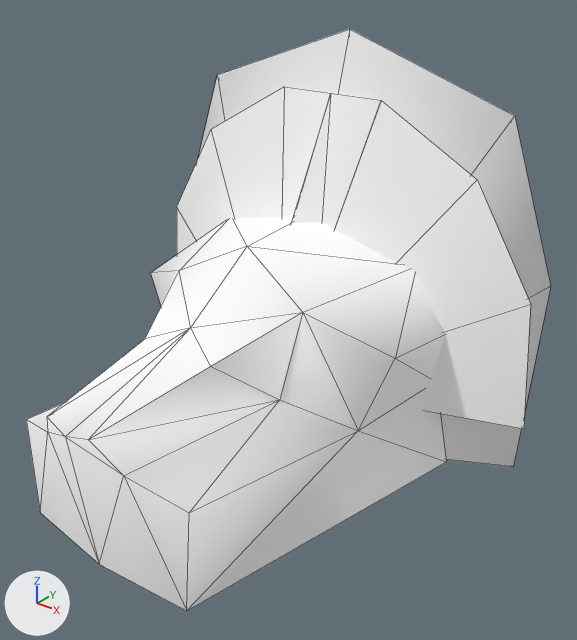
One commit to the glTF model public/3d/item/model__item__shop.ofs_3321_0/3321IMIG09_10.gltf: the scene before it, then after it.
One viewpoint serves both versions: a 50 mm lens placed at (0.853, -0.914, 0.912), pointed at (0.088, 0.042, 0.319). Arrows for +X, +Y and +Z are at lower left; the lights stay in place. The older version comes first. Mesh edges are drawn as thin lines.

The first picture shows '3321IMIG09_10'.
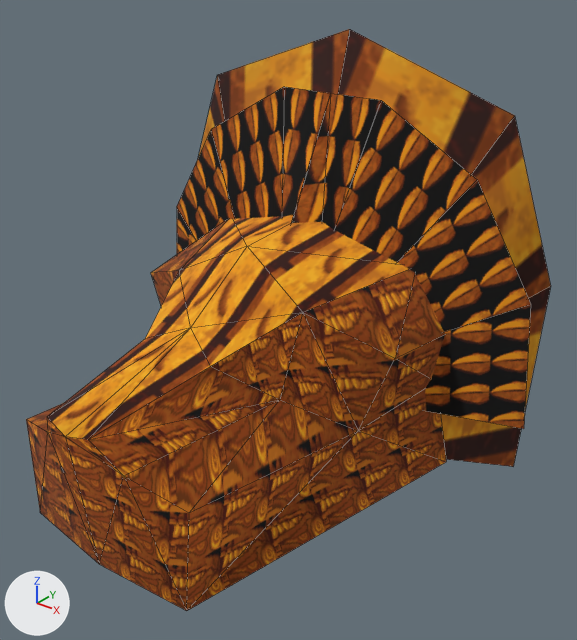
What differs and where, as boxes (x1, y1, x2, y2) in the pictures (577 x 640 px):
'3321IMIG09_10', surface changed (white to brown)
    both: (26, 29, 551, 611)

The edits, one by one:
Picture 'imig09_10_0' (img_imig09_10_0) is new.
Picture 'imig09_10_1' (img_imig09_10_1) is new.
Picture 'imig09_10_2' (img_imig09_10_2) is new.
In material 'imig09_10_2' (mat_imig09_10_2), base_color is no longer (1.0, 1.0, 1.0), white #ffffff.
In material 'imig09_10_2' (mat_imig09_10_2), texture is now set to img_imig09_10_2.
In material 'imig09_10_1' (mat_imig09_10_1), base_color is no longer (1.0, 1.0, 1.0), white #ffffff.
In material 'imig09_10_1' (mat_imig09_10_1), texture is now set to img_imig09_10_1.
In material 'imig09_10_0' (mat_imig09_10_0), base_color is no longer (1.0, 1.0, 1.0), white #ffffff.
In material 'imig09_10_0' (mat_imig09_10_0), texture is now set to img_imig09_10_0.
